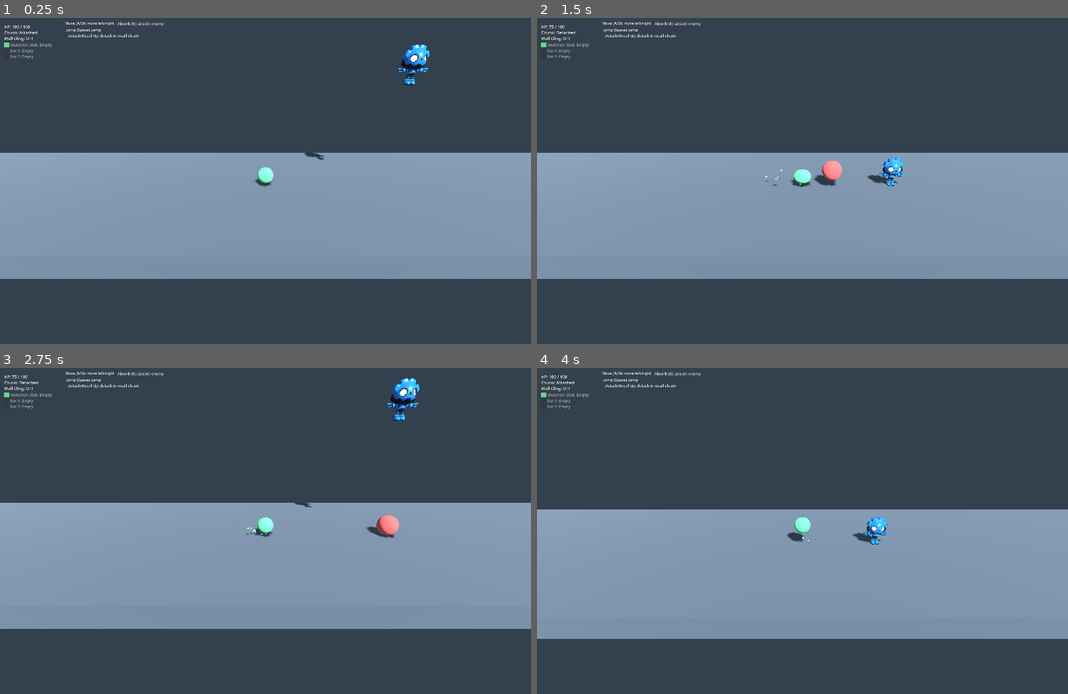
Above: before the commit, frames 1-4 (two rows, left to right).
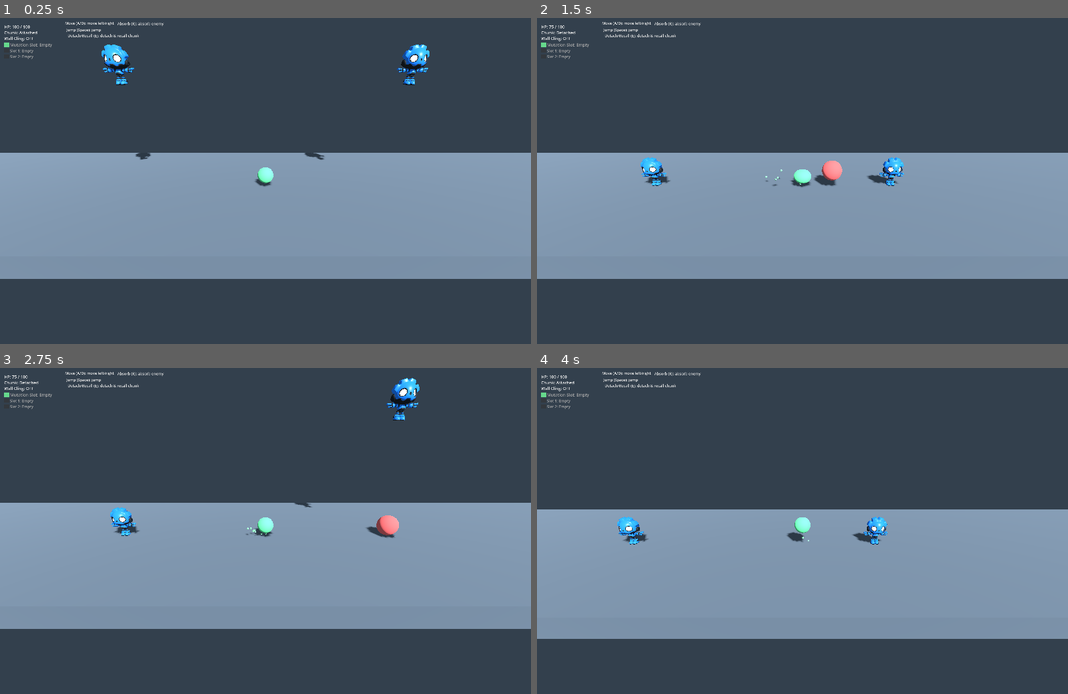
Above: after the commit, the same moments.

Repository: laazer/blobert
Game: Godot game, scene res://scenes/levels/sandbox/test_movement_3d.tscn
The game is run twice, just before and just after one commit, with the same random seed, the same clock (stepped at 60 frames per second) and the same inputs.
Inputs (mouse positions are in pixels of both pictures, inside the frame that each line leads up to):
- Up to frame 1 (0.25 s): no input
- Up to frame 2 (1.5 s): move the mouse to (919, 167) at 0.52 s; hold D (move_right) 0.53-1.28 s; tap R (absorb) at 0.6 s; tap Space (jump) at 0.77 s; move the mouse to (696, 200) at 1.27 s; hold A (move_left) from 1.28 s (still down); tap E (detach) at 1.35 s
- Up to frame 3 (2.75 s): tap Space (jump) at 1.52 s; move the mouse to (318, 462) at 2.02 s; release A (move_left) at 2.03 s; hold D (move_right) from 2.03 s (still down); tap F (infect) at 2.1 s
- Up to frame 4 (4 s): move the mouse to (775, 599) at 2.77 s; tap R (absorb) at 2.85 s; tap Space (jump) at 3.02, 3.77 s; move the mouse to (961, 583) at 3.52 s; release D (move_right) at 3.53 s; hold A (move_left) from 3.53 s (still down); tap E (detach) at 3.6 s

The runs differ from the first frame. In frame 1, 0.4% of the frame differs, in the area x 19-29%, y 8-44%; in frame 2, 0.3%; in frame 3, 0.3%; in frame 4, 0.3%.

Commit message:
feat: add second enemy to test level for dual-slot testing
Places Enemy2 at (-6, 5, 0) mirroring Enemy at (6, 5, 0), enabling
in-editor playtest of two_mutation_slots AC5 and second_chunk_logic flows.

Co-Authored-By: Claude Sonnet 4.6 <noreply@anthropic.com>

Diff:
--- a/scenes/levels/sandbox/test_movement_3d.tscn
+++ b/scenes/levels/sandbox/test_movement_3d.tscn
@@ -59,6 +59,10 @@
 physics_interpolation_mode = 1
 transform = Transform3D(1, 0, 0, 0, 1, 0, 0, 0, 1, 6, 5, 0)
 
+[node name="Enemy2" parent="." unique_id=186488896 instance=ExtResource("4_enemy")]
+physics_interpolation_mode = 1
+transform = Transform3D(1, 0, 0, 0, 1, 0, 0, 0, 1, -6, 5, 0)
+
 [node name="InfectionUI" parent="." unique_id=1139678762 instance=ExtResource("5_game_ui")]
 
 [node name="RespawnZone" type="Area3D" parent="." unique_id=31933753]
